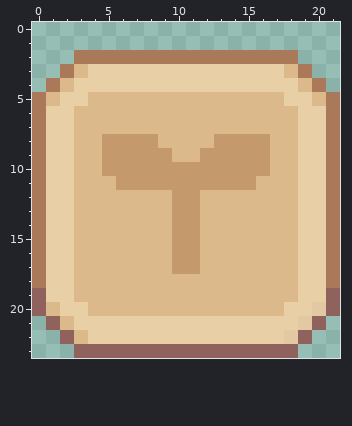
Edited in one commit: pixel-art sprite (src/ProgDBTutor/static/img/UI/resource_btn.png). Above: the version before the commit.
The file is 44x48 pixels, drawn in blocks of 2x2; one block is one cell here.
The result:
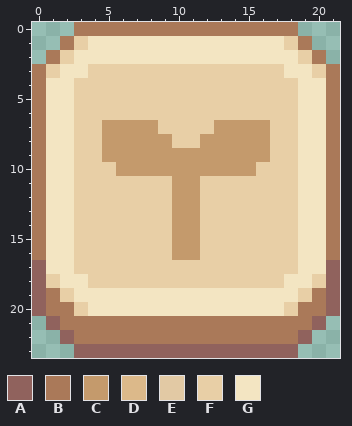
Palette (. is transparent): A #90625d  B #aa7959  C #c49a6c  D #dcb98a  E #e2c9a4  F #e8cfa6  G #f3e5c2
The edit:
@@ x 0..21 @@
- 0 ......................
- 1 ......................
- 2 ...BBBBBBBBBBBBBBBB...
- 3 ..BDFFFFFFFFFFFFFFDB..
- 4 .BDFFFFFFFFFFFFFFFFDB.
- 5 BDFFDDDDDDDDDDDDDDFFDB
- 6 BFFDDDDDDDDDDDDDDDDFFB
- 7 BFFDDDDDDDDDDDDDDDDFFB
- 8 BFFDDCCCCDDDDCCCCDDFFB
- 9 BFFDDCCCCCDDCCCCCDDFFB
-10 BFFDDCCCCCCCCCCCCDDFFB
-11 BFFDDDCCCCCCCCCCDDDFFB
-12 BFFDDDDDDDCCDDDDDDDFFB
-13 BFFDDDDDDDCCDDDDDDDFFB
-14 BFFDDDDDDDCCDDDDDDDFFB
-15 BFFDDDDDDDCCDDDDDDDFFB
-16 BFFDDDDDDDCCDDDDDDDFFB
-17 BFFDDDDDDDCCDDDDDDDFFB
-18 BFFDDDDDDDDDDDDDDDDFFB
-19 AFFDDDDDDDDDDDDDDDDFFA
-20 ADFFDDDDDDDDDDDDDDFFEA
-21 .ADFFFFFFFFFFFFFFFFEA.
-22 ..ADFFFFFFFFFFFFFFEA..
+ 0 ...BBBBBBBBBBBBBBBB...
+ 1 ..BFGGGGGGGGGGGGGGFB..
+ 2 .BFGGGGGGGGGGGGGGGGFB.
+ 3 BFGGFFFFFFFFFFFFFFGGFB
+ 4 BGGFFFFFFFFFFFFFFFFGGB
+ 5 BGGFFFFFFFFFFFFFFFFGGB
+ 6 BGGFFFFFFFFFFFFFFFFGGB
+ 7 BGGFFCCCCFFFFCCCCFFGGB
+ 8 BGGFFCCCCCFFCCCCCFFGGB
+ 9 BGGFFCCCCCCCCCCCCFFGGB
+10 BGGFFFCCCCCCCCCCFFFGGB
+11 BGGFFFFFFFCCFFFFFFFGGB
+12 BGGFFFFFFFCCFFFFFFFGGB
+13 BGGFFFFFFFCCFFFFFFFGGB
+14 BGGFFFFFFFCCFFFFFFFGGB
+15 BGGFFFFFFFCCFFFFFFFGGB
+16 BGGFFFFFFFCCFFFFFFFGGB
+17 AGGFFFFFFFFFFFFFFFFGGA
+18 AFGGFFFFFFFFFFFFFFGGFA
+19 ABFGGGGGGGGGGGGGGGGFBA
+20 ABBFGGGGGGGGGGGGGGFBBA
+21 .ABBBBBBBBBBBBBBBBBBA.
+22 ..ABBBBBBBBBBBBBBBBA..
 23 ...AAAAAAAAAAAAAAAA...
Pixel boxes of the changes (left, top, right, bottom) in both pictures:
changed: (32, 22, 340, 344)
